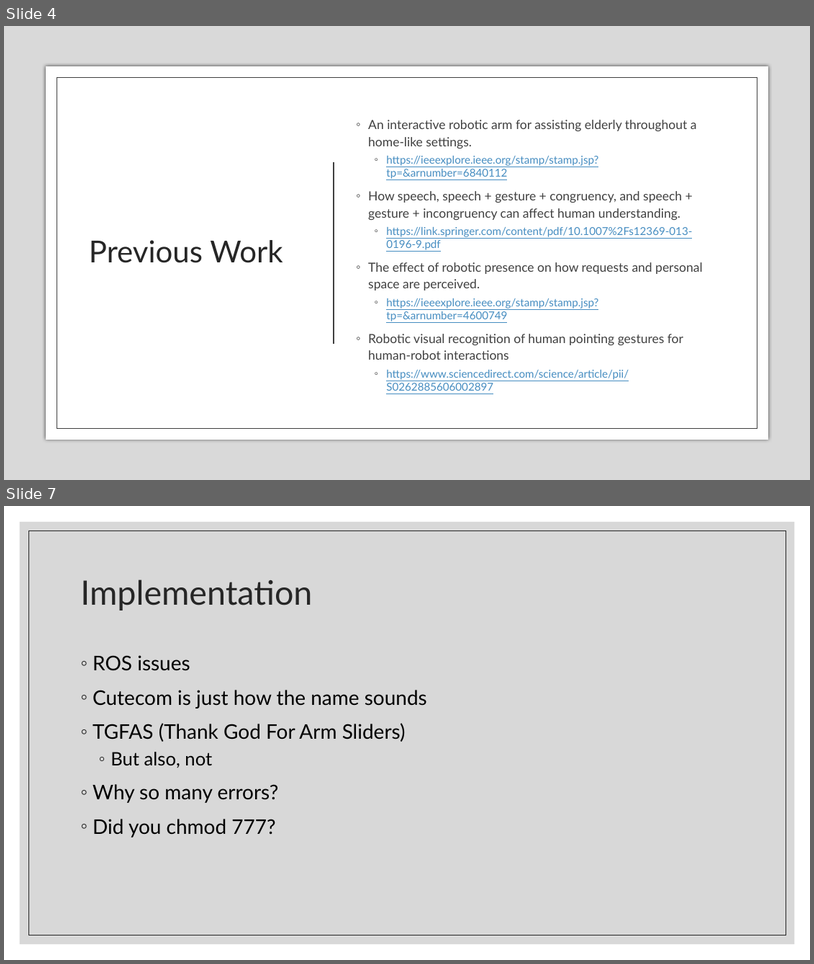
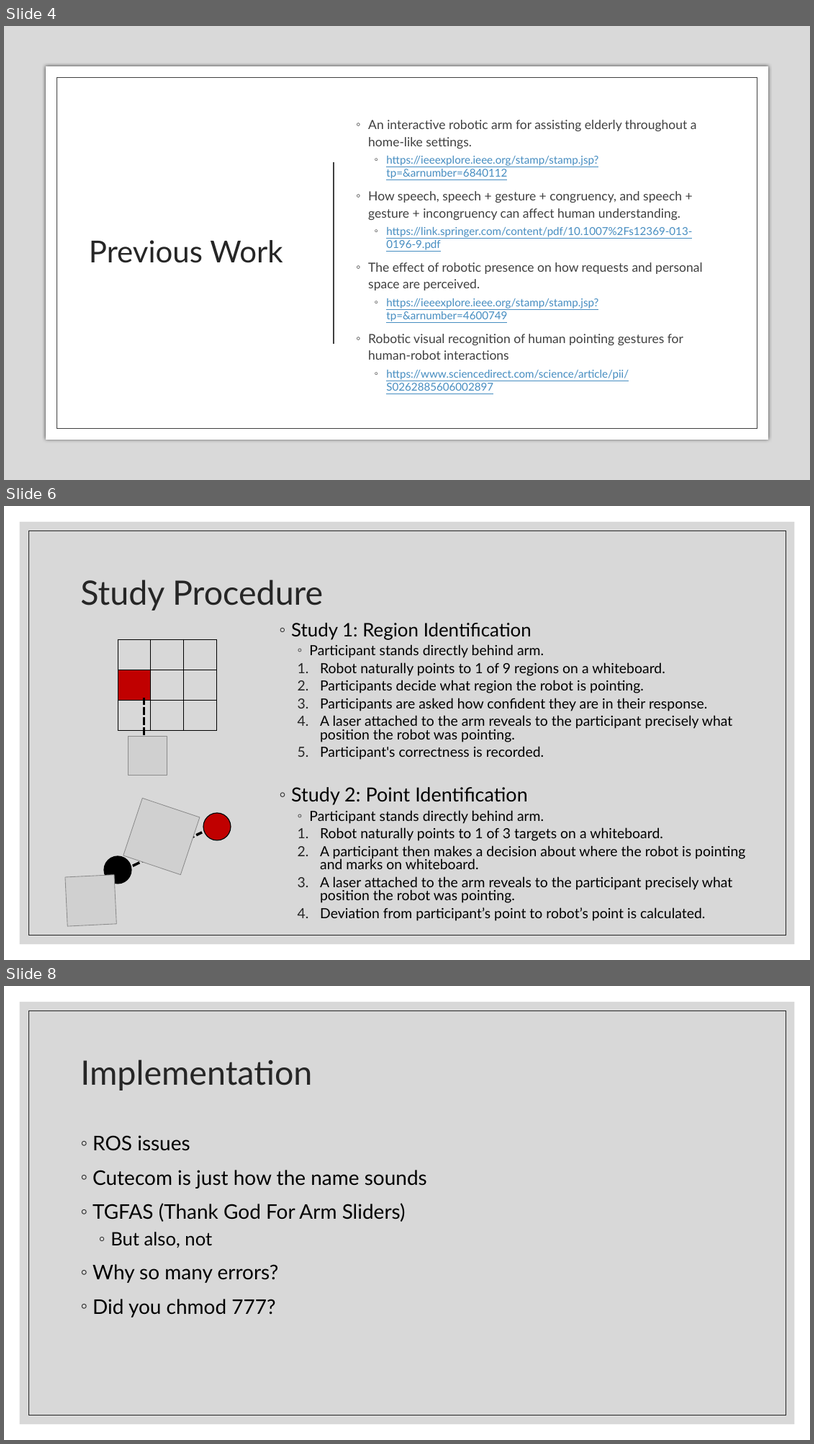
Before and after one commit to liquatics/outofhand, a slide deck: Docs/Final Presentation.pptx. Shown one above the other, each under a label of ours: slides 4 and 7 before the commit, slides 4, 6 and 8 after it; the slides between them are not shown. The pictures are 814x964 and 814x1444 pixels, drawn with LibreOffice and Linux fonts; fonts in the diff are those of the drawing; grey boxes stand for pictures; background and template pictures are left out. Boxes give left, top, right and bottom in pixels: in the first picture for what was removed or moved away, otherwise in the second. Text is boxed around its words. In the diff, an @@ line names an element or a change of style, - is before the commit and + after.

```diff
--- a/Docs/Final Presentation.pptx
+++ b/Docs/Final Presentation.pptx
@@ slide 6 added at (x1=4, y1=506, x2=810, y2=960), background #FFFFFF; not listed: 2 template elements that a slide beside it also shows @@
@@ title added at (x1=80, y1=579, x2=323, y2=610), 40 pt, text #262626 @@
+Study Procedure
@@ text added at (x1=291, y1=623, x2=746, y2=921), 16.6 pt, text #000000 @@
+◦ Study 1: Region Identification
+  ◦ Participant stands directly behind arm.
+  1. Robot naturally points to 1 of 9 regions on a whiteboard.
+  2. Participants decide what region the robot is pointing.
+  3. Participants are asked how confident they are in their response.
+  4. A laser attached to the arm reveals to the participant precisely what position the robot was pointing.
+  5. Participant's correctness is recorded.
+◦ Study 2: Point Identification
+  ◦ Participant stands directly behind arm.
+  1. Robot naturally points to 1 of 3 targets on a whiteboard.
+  2. A participant then makes a decision about where the robot is pointing and marks on whiteboard.
+  3. A laser attached to the arm reveals to the participant precisely what position the robot was pointing.
+  4. Deviation from participant’s point to robot’s point is calculated.
@@ table added at (x1=118, y1=639, x2=218, y2=730), 3 rows, 3 columns @@
+ |  | 
+ |  | 
+ |  | 
@@ line added from (144, 735) to (144, 698), #000000 3 pt dashed @@
@@ picture added at (x1=128, y1=736, x2=167, y2=775) @@
@@ picture added at (x1=124, y1=798, x2=200, y2=875) @@
@@ ellipse added at (x1=203, y1=813, x2=231, y2=840), fill #C00000, outline #000000 1 pt @@
@@ line added from (133, 865) to (203, 832), #000000 3 pt dashed @@
@@ ellipse added at (x1=104, y1=856, x2=131, y2=883), fill #000000, outline #000000 1 pt @@
@@ picture added at (x1=65, y1=875, x2=116, y2=926) @@
@@ what was slide 7 is now slide 8 @@
```
Also in this commit, not shown: 1 slide changed, 1 other slide added, 1 slide removed, 3 other files.
